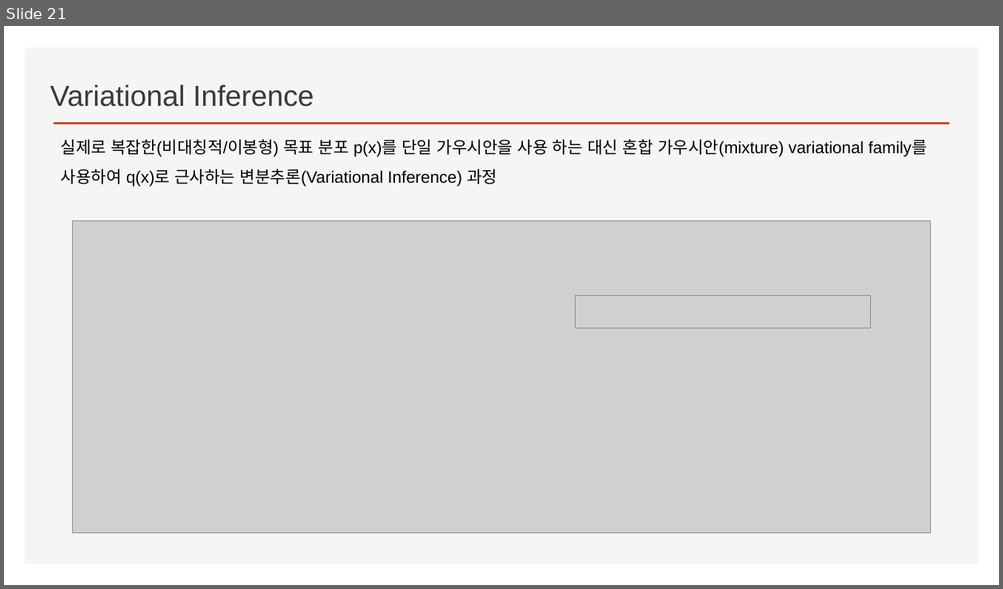
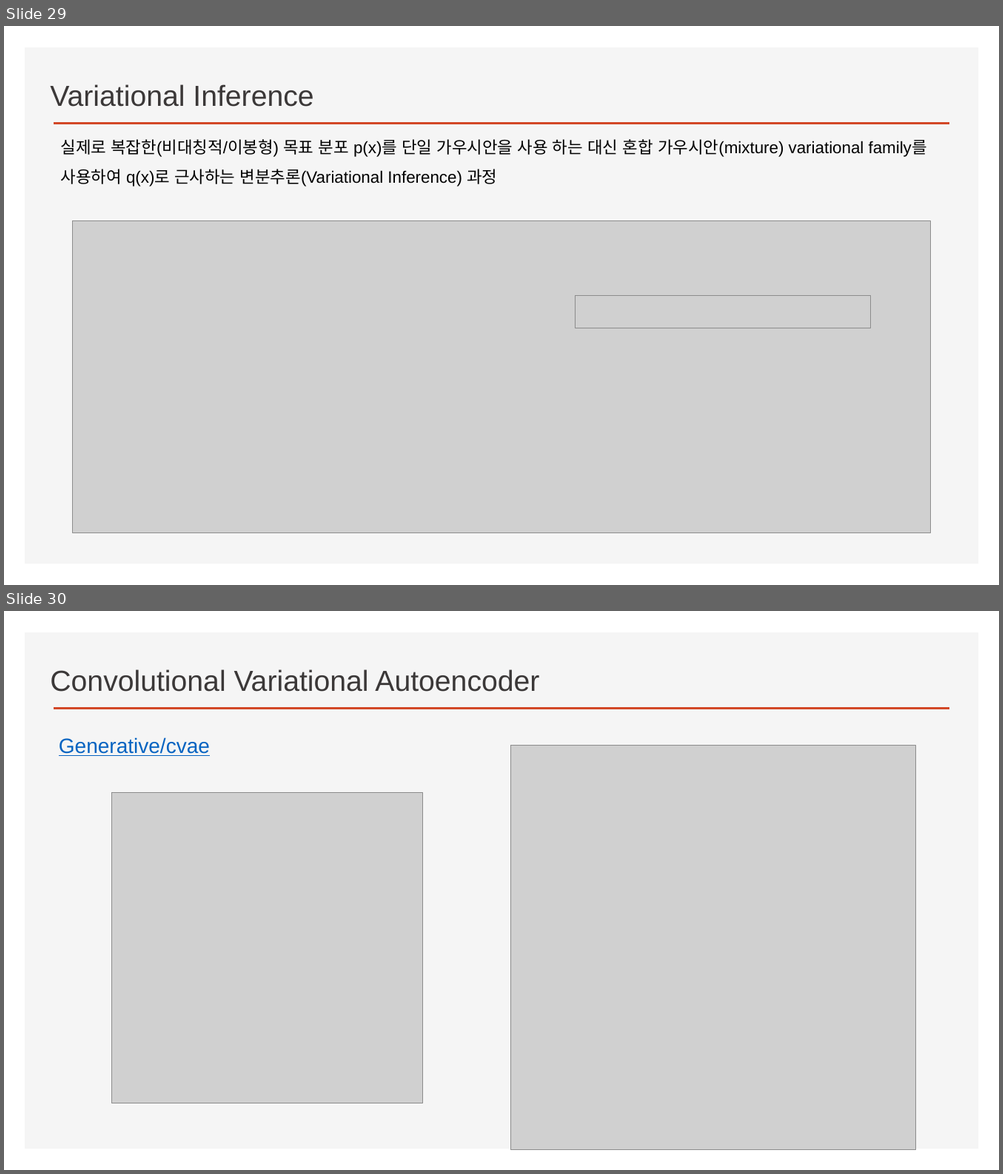
Before and after one commit to ancestor9/2026_Fall_AI-Literacy, a slide deck: Variational Autoencoders.pptx. Shown one above the other, each under a label of ours: slide 21 before the commit, slides 29 and 30 after it. The pictures are 1003x589 and 1003x1174 pixels, drawn with LibreOffice and Linux fonts; fonts in the diff are those of the drawing; grey boxes stand for pictures; background and template pictures are left out. Boxes give left, top, right and bottom in pixels: in the first picture for what was removed or moved away, otherwise in the second. Text is boxed around its words. In the diff, an @@ line names an element or a change of style, - is before the commit and + after.

```diff
--- a/Variational Autoencoders.pptx
+++ b/Variational Autoencoders.pptx
@@ slide 30 added at (4,611,999,1170), background #FFFFFF; not listed: 2 template elements that a slide beside it also shows @@
@@ text added at (50,669,539,692), 28 pt, text #3B3838 @@
+Convolutional Variational Autoencoder
@@ text added at (59,738,210,756), 20 pt, text #0563C1, underline @@
+Generative/cvae
@@ picture added at (511,745,916,1150) @@
@@ picture added at (111,792,423,1103) @@
@@ what was slide 21 is now slide 29 @@
```
Also in this commit, not shown: 8 other slides added.
